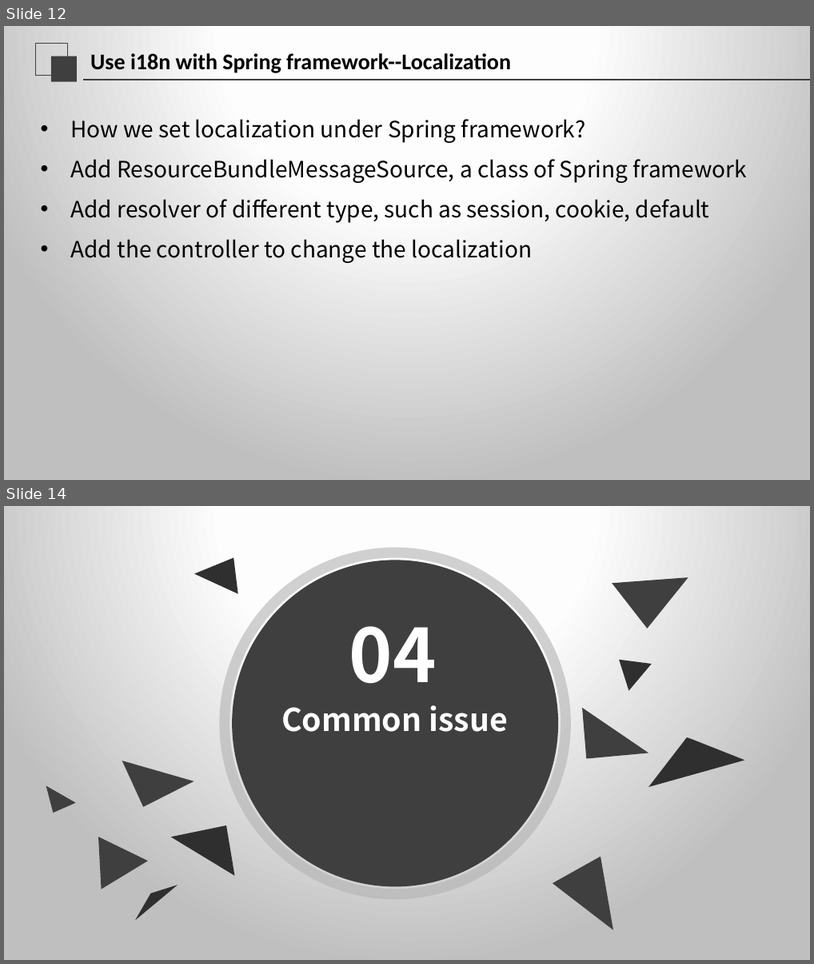
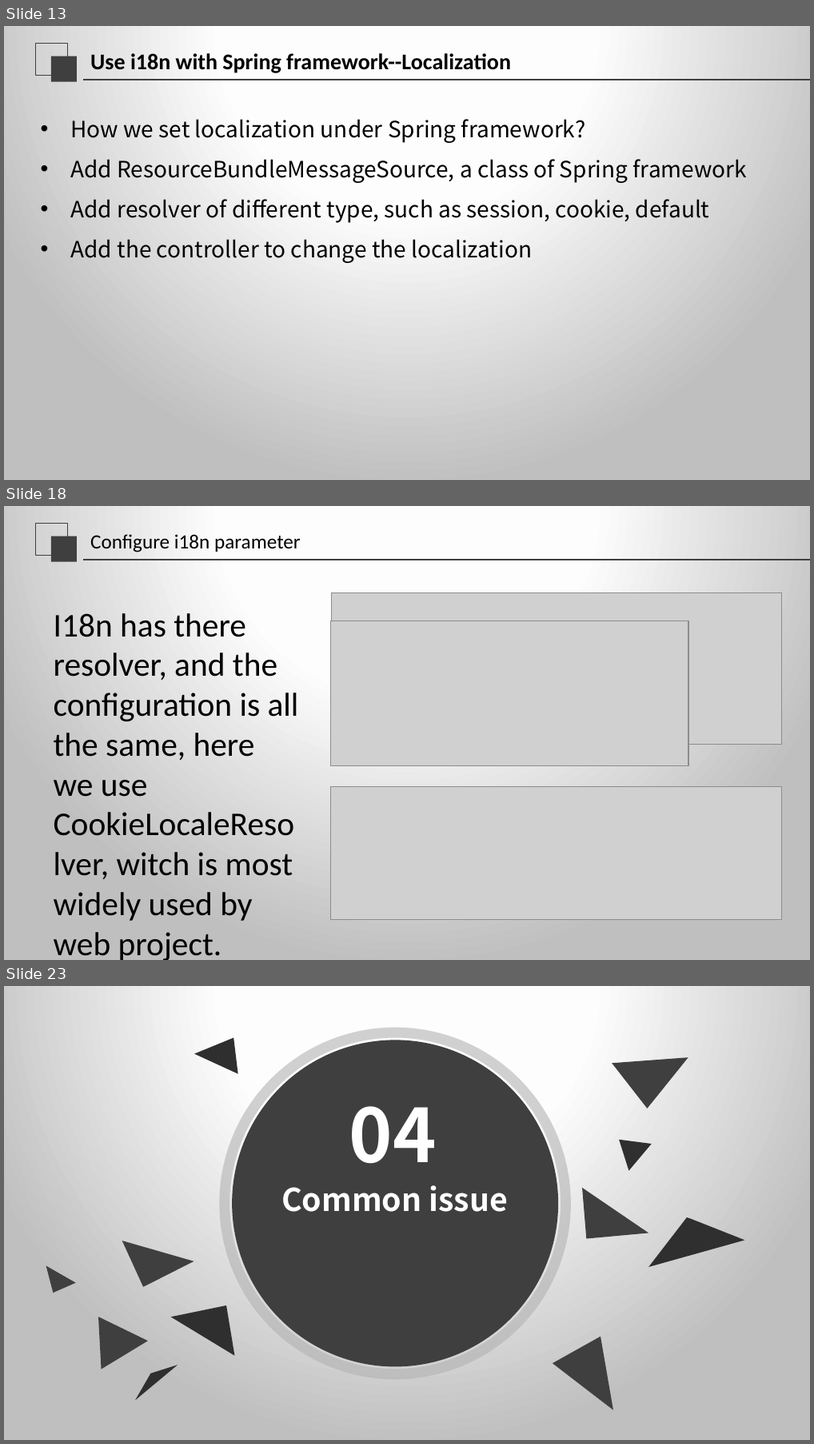
Before and after one commit to jishiting/SpringI18N, a slide deck: Internationalization.pptx. Shown one above the other, each under a label of ours: slides 12 and 14 before the commit, slides 13, 18 and 23 after it; the slides between them are not shown. The pictures are 814x964 and 814x1444 pixels, drawn with LibreOffice and Linux fonts; fonts in the diff are those of the drawing; grey boxes stand for pictures. Boxes give left, top, right and bottom in pixels: in the first picture for what was removed or moved away, otherwise in the second. Text is boxed around its words. In the diff, an @@ line names an element or a change of style, - is before the commit and + after.

```diff
--- a/Internationalization.pptx
+++ b/Internationalization.pptx
@@ slide 18 added at box(4, 506, 810, 960), background gradient #FFFFFF to #FEFEFE to #BFBFBF; not listed: 3 template elements that a slide beside it also shows @@
@@ title added at box(90, 534, 301, 552), 18 pt, text #000000 @@
+Configure i18n parameter
@@ picture added at box(331, 593, 782, 744) @@
@@ text added at box(54, 613, 299, 960), 29.6 pt, text #000000 @@
+I18n has there resolver, and the configuration is all the same, here we use CookieLocaleResolver, witch is most widely used by web project.
@@ picture added at box(331, 620, 690, 765) @@
@@ picture added at box(331, 787, 782, 920) @@
@@ what was slide 12 is now slide 13 @@
@@ what was slide 14 is now slide 23 @@
```
Also in this commit, not shown: 2 slides changed, 9 other slides added, 1 slide removed.
